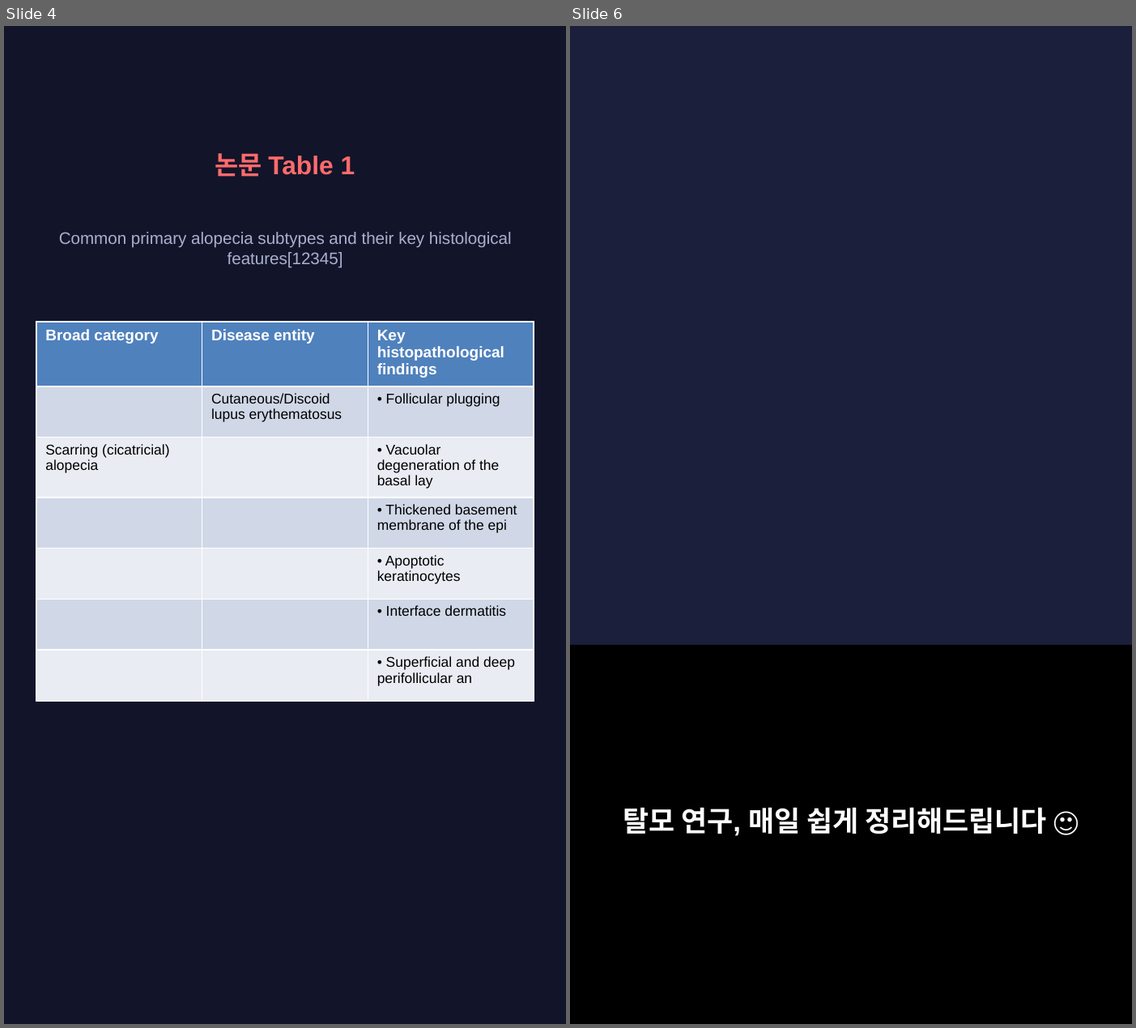
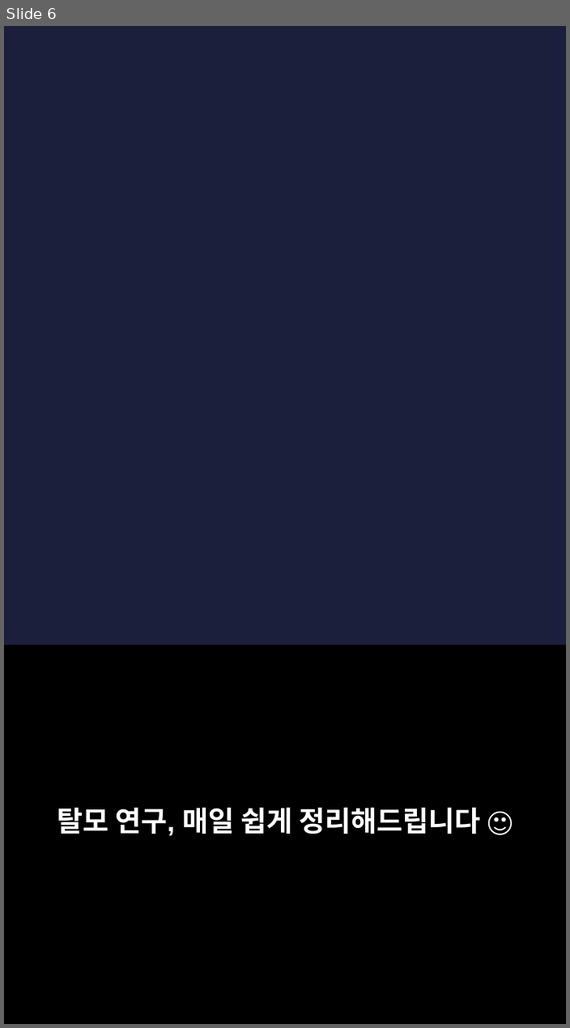
Before and after one commit to hyokang2010-BJ-ANTH/product-builder-test, a slide deck: data/2026-09-11/slides.pptx. Shown side by side, each under a label of ours: slides 4 and 6 before the commit, slide 6 after it; the slides between them are not shown. The pictures are 1136x1028 and 570x1028 pixels, drawn with LibreOffice and Linux fonts; fonts in the diff are those of the drawing; background and template pictures are left out. Boxes give left, top, right and bottom in pixels: in the first picture for what was removed or moved away, otherwise in the second. Text is boxed around its words. In the diff, an @@ line names an element or a change of style, - is before the commit and + after.

```diff
--- a/data/2026-09-11/slides.pptx
+++ b/data/2026-09-11/slides.pptx
@@ slide 4 removed at <box>4,26,566,1024</box>, background #12142A @@
@@ text removed at <box>215,153,356,177</box> @@
-논문 Table 1
@@ text removed at <box>59,232,512,268</box> @@
-Common primary alopecia subtypes and their key histological features[12345]
@@ table removed at <box>36,322,533,689</box>, 7 rows, 3 columns @@
-Broad category | Disease entity | Key histopathological findings
- | Cutaneous/Discoid lupus erythematosus | • Follicular plugging
-Scarring (cicatricial) alopecia |  | • Vacuolar degeneration of the basal lay
- |  | • Thickened basement membrane of the epi
- |  | • Apoptotic keratinocytes
- |  | • Interface dermatitis
- |  | • Superficial and deep perifollicular an
```
Also in this commit, not shown: 3 slides changed, 3 slides added, 2 other slides removed, 25 other files.
